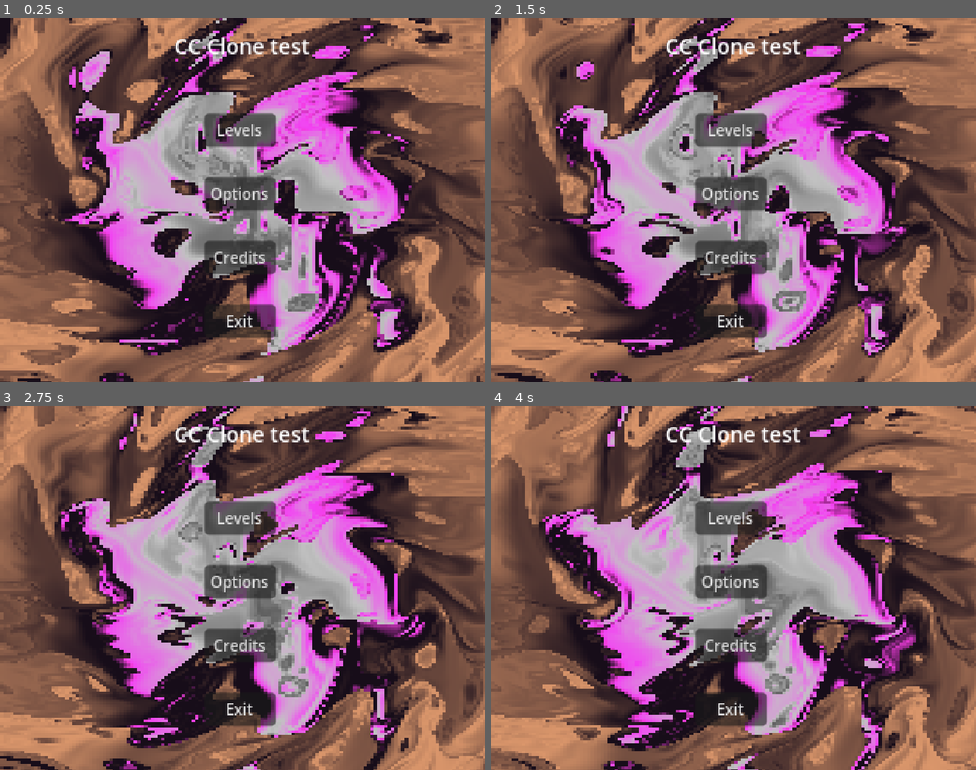
Above: before the commit, frames 1-4 (two rows, left to right).
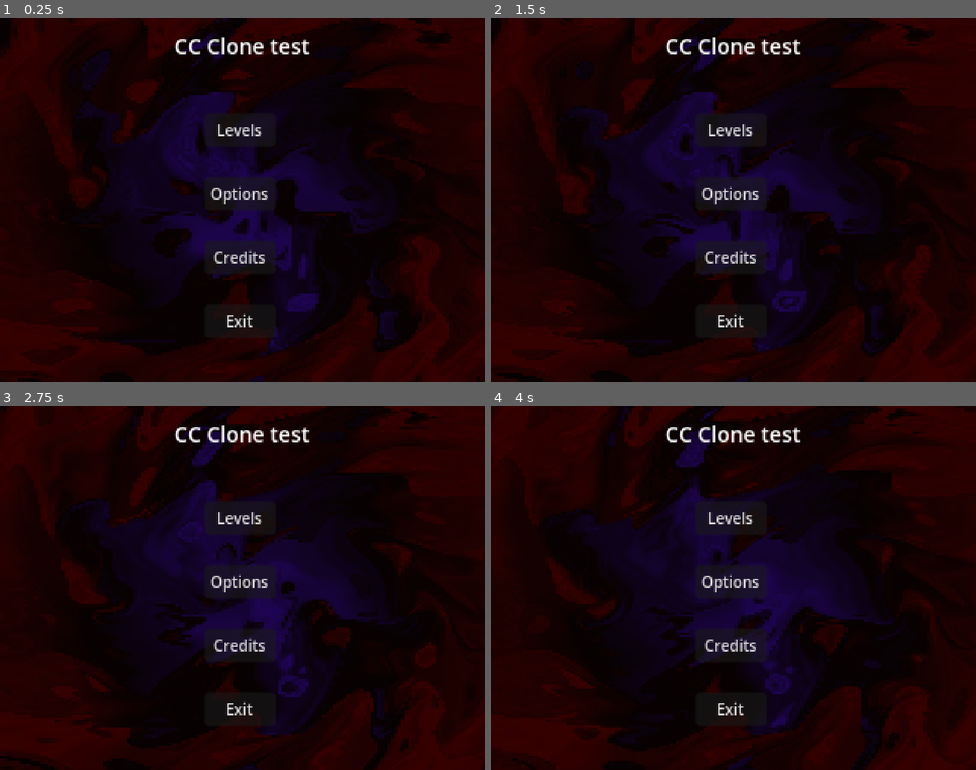
Above: after the commit, the same moments.

Repository: WarrenWarrens/CC
Game: Godot game, scene res://MainMenu/MainMenu.tscn
The game is run twice, just before and just after one commit, with the same random seed, the same clock (stepped at 60 frames per second) and the same inputs.
Inputs (mouse positions are in pixels of both pictures, inside the frame that each line leads up to):
- Up to frame 1 (0.25 s): no input
- Up to frame 2 (1.5 s): tap Enter (ui_accept) at 0.5, 0.77 s; move the mouse to (840, 181) at 0.52 s; hold D (right) 0.53-1.28 s; tap Q (dodge) at 0.6 s; move the mouse to (636, 218) at 1.27 s; hold S (down) from 1.28 s (still down); tap E (guard) at 1.35 s
- Up to frame 3 (2.75 s): tap Enter (ui_accept) at 1.52 s; move the mouse to (291, 507) at 2.02 s; release S (down) at 2.03 s; hold D (right) from 2.03 s (still down); click (291, 507) at 2.1 s
- Up to frame 4 (4 s): move the mouse to (709, 660) at 2.77 s; release D (right) at 2.78 s; hold W (up) 2.78-3.53 s; tap Q (dodge) at 2.85 s; tap Enter (ui_accept) at 3.02, 3.77 s; move the mouse to (879, 642) at 3.52 s; hold A (left) from 3.53 s (still down); hold E (guard) from 3.53 s (still down)

The runs differ from the first frame. In frame 1, 92% of the frame differs, in the area x 0-100%, y 0-100%; in frame 2, 92%; in frame 3, 92%; in frame 4, 92%.

Commit message:
starting work on player stats and health bar

Diff:
--- a/MainMenu/MainMenu.tscn
+++ b/MainMenu/MainMenu.tscn
@@ -18,9 +18,9 @@
 shader_parameter/spin_rotation = 7.0
 shader_parameter/spin_speed = 4.0
 shader_parameter/offset = Vector2(0, 0)
-shader_parameter/colour_1 = Color(0.8848981, 0.69274354, 0.4831203, 1)
-shader_parameter/colour_2 = Color(14.185875, 3.2169645, 14.192988, 0)
-shader_parameter/colour_3 = Color(0.015686275, 0, 0.078431375, 0.047058824)
+shader_parameter/colour_1 = Color(0.22116461, 0.0014858324, 0.0022011816, 1)
+shader_parameter/colour_2 = Color(0.10681888, 0.0041079847, 0.42431635, 0.94509804)
+shader_parameter/colour_3 = Color(0.009512342, 0.008434391, 0.006527218, 1)
 shader_parameter/contrast = 3.3
 shader_parameter/spin_amount = 0.12
 shader_parameter/pixel_filter = 200.0
--- a/PlayerStats.gd
+++ b/PlayerStats.gd
@@ -11,7 +11,7 @@
 func _ready() -> void:
 	pass
 
-func _process(delta: float) -> void:
+func _process(_delta: float) -> void:
 	pass
 
 func take_damage(amount: int):
--- a/Scenes/Player.tscn
+++ b/Scenes/Player.tscn
@@ -352,6 +352,12 @@
 [sub_resource type="RectangleShape2D" id="RectangleShape2D_vyp0t"]
 size = Vector2(51, 64)
 
+[sub_resource type="CircleShape2D" id="CircleShape2D_ttpud"]
+radius = 64.0
+
+[sub_resource type="CircleShape2D" id="CircleShape2D_vyp0t"]
+radius = 256.0
+
 [node name="Player" type="CharacterBody2D" unique_id=1446667991]
 y_sort_enabled = true
 script = ExtResource("1_dewec")
@@ -367,7 +373,7 @@
 texture_filter = 1
 sprite_frames = SubResource("SpriteFrames_vyp0t")
 animation = &"Idle"
-frame_progress = 0.06308552
+frame_progress = 0.01975743
 offset = Vector2(0, -32)
 
 [node name="Hitbox" type="Area2D" parent="Visuals" unique_id=801768740]
@@ -389,6 +395,20 @@
 position = Vector2(-0.5, -32)
 shape = SubResource("RectangleShape2D_vyp0t")
 debug_color = Color(0, 0.63528955, 0.42274988, 0.41960785)
+
+[node name="InteractBox" type="Area2D" parent="Visuals" unique_id=1603369954]
+
+[node name="CollisionShape2D" type="CollisionShape2D" parent="Visuals/InteractBox" unique_id=159353624]
+position = Vector2(0, -32)
+shape = SubResource("CircleShape2D_ttpud")
+debug_color = Color(0.30711752, 0.12847656, 0.99999994, 0.41960785)
+
+[node name="DetectZone" type="Area2D" parent="Visuals" unique_id=160838712]
+
+[node name="CollisionShape2D" type="CollisionShape2D" parent="Visuals/DetectZone" unique_id=1730377980]
+position = Vector2(0, -32)
+shape = SubResource("CircleShape2D_vyp0t")
+debug_color = Color(0.55954015, 0.5262575, 0.53475285, 0.41960785)
 
 [node name="Camera2D" type="Camera2D" parent="." unique_id=1772076250]
 limit_left = 0
--- a/Scenes/WorldThree.tscn
+++ b/Scenes/WorldThree.tscn
@@ -9,6 +9,9 @@
 [ext_resource type="Script" uid="uid://yk6whv2wyufn" path="res://Scenes/Ramp.gd" id="7_sn61f"]
 
 [sub_resource type="PhysicsMaterial" id="PhysicsMaterial_ttpud"]
+
+[sub_resource type="RectangleShape2D" id="RectangleShape2D_ttpud"]
+size = Vector2(20, 366)
 
 [node name="WorldOne" type="Node2D" unique_id=686236493]
 y_sort_enabled = true
@@ -82,6 +85,10 @@
 [node name="CollisionPolygon2D2" type="CollisionPolygon2D" parent="Boundaries" unique_id=1321826544]
 polygon = PackedVector2Array(2, 360, 1513, 363, 1757, 158, 2368, 160, 2614, -49, 3174, -47, 3658, 364, 4873, 364, 4909, 1130, 10, 1106)
 
+[node name="CollisionShape2D" type="CollisionShape2D" parent="Boundaries" unique_id=1700547145]
+position = Vector2(-9, 213)
+shape = SubResource("RectangleShape2D_ttpud")
+
 [node name="RampAssistUp" type="Area2D" parent="." unique_id=102323400]
 collision_layer = 16
 script = ExtResource("7_sn61f")
Binary file added: Assets/Bar.png
Not shown, added: Assets/Bar.png.import
Binary file added: Assets/Life.png
Not shown, added: Assets/Life.png.import
